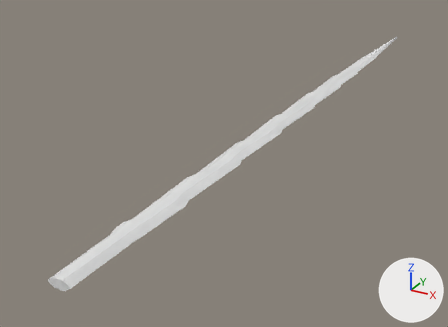
The glTF model godot/assets/waffen/modelle/degenklinge/t6_4.glb as it was, and as the next commit left it.
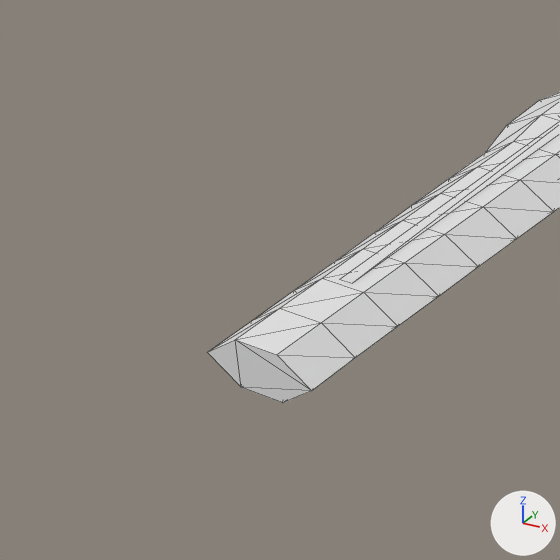
Each version is shown whole from a camera (50 mm lens) standing at (0.286, -0.161, 0.261) and looking at (-0.074, 0.495, -0.067), then close up on the part from 0% to 28% of the width and 61% to 100% of the height. The axes (+X, +Y, +Z) are drawn at lower right. The lights are the same throughout. The older version's two pictures come first. The close-ups show mesh edges as thin lines. Vertices at exactly the same position are counted once.

The first close-up shows 'degenklinge_t6_4'.
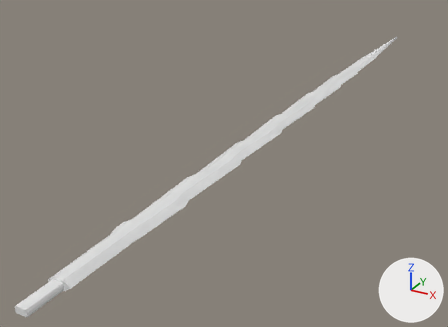
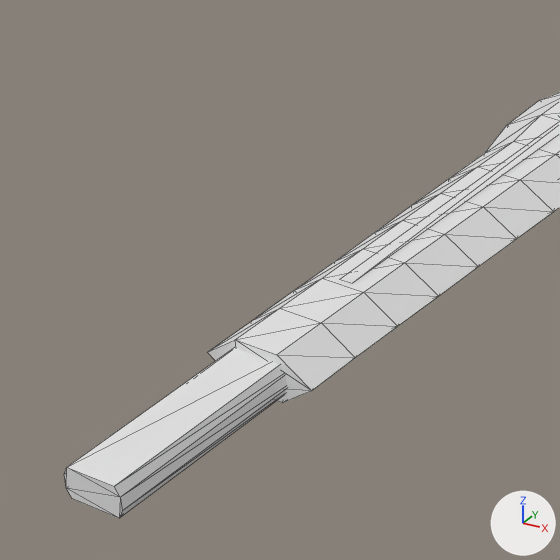
Changed parts and their boxes (x1, y1, x2, y2) in the close-ups (560 x 560 px):
```json
{"object": "degenklinge_t6_4", "change": "reshaped", "before": [208, 92, 560, 403], "after": [64, 92, 560, 518]}
{"part": 1, "of": "me_degenklinge_t6_4", "change": "added", "after": [64, 348, 287, 518]}
```

The change, as JSON lines over the scene's bpy script:
```json
{"op": "add", "block": "mat_beschlag", "code": ["mat_beschlag = principled_material('beschlag')", "mat_beschlag.base_color = (0.8, 0.8, 0.8)  # white #e7e7e7"]}
{"block": "me_degenklinge_t6_4", "where": "# used by ob_degenklinge_t6_4; location = (0.0, 0.0, 0.0)"}
{"op": "remove", "block": "me_degenklinge_t6_4", "code": "me_degenklinge_t6_4.from_pydata(...)  # 577 vertices, 1110 faces; spans x -0.016..0.016, y 0.112..1.064, z -0.005..0.005"}
{"op": "add", "block": "me_degenklinge_t6_4", "code": "me_degenklinge_t6_4.from_pydata(...)  # 593 vertices, 1138 faces; spans x -0.016..0.016, y 0.075..1.064, z -0.005..0.005"}
{"block": "me_degenklinge_t6_4", "change": "me_degenklinge_t6_4 part 1: a new loose piece of 16 vertices spanning x -0.006..0.006, y 0.075..0.119, z -0.003..0.003, in mat_beschlag (white #e7e7e7)"}
{"op": "add", "block": "me_degenklinge_t6_4", "code": "me_degenklinge_t6_4.materials.append(mat_beschlag)  # white #e7e7e7"}
```
